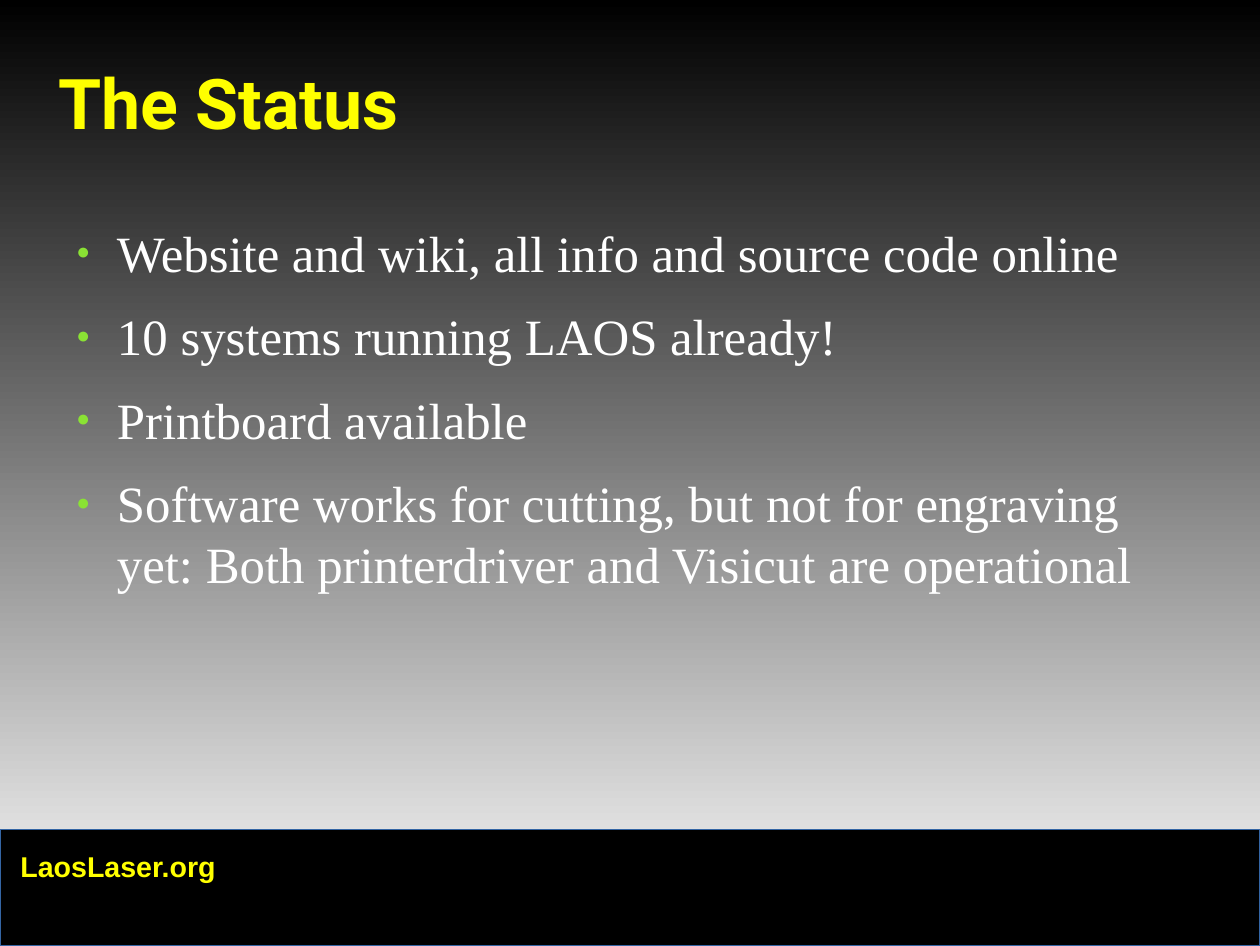
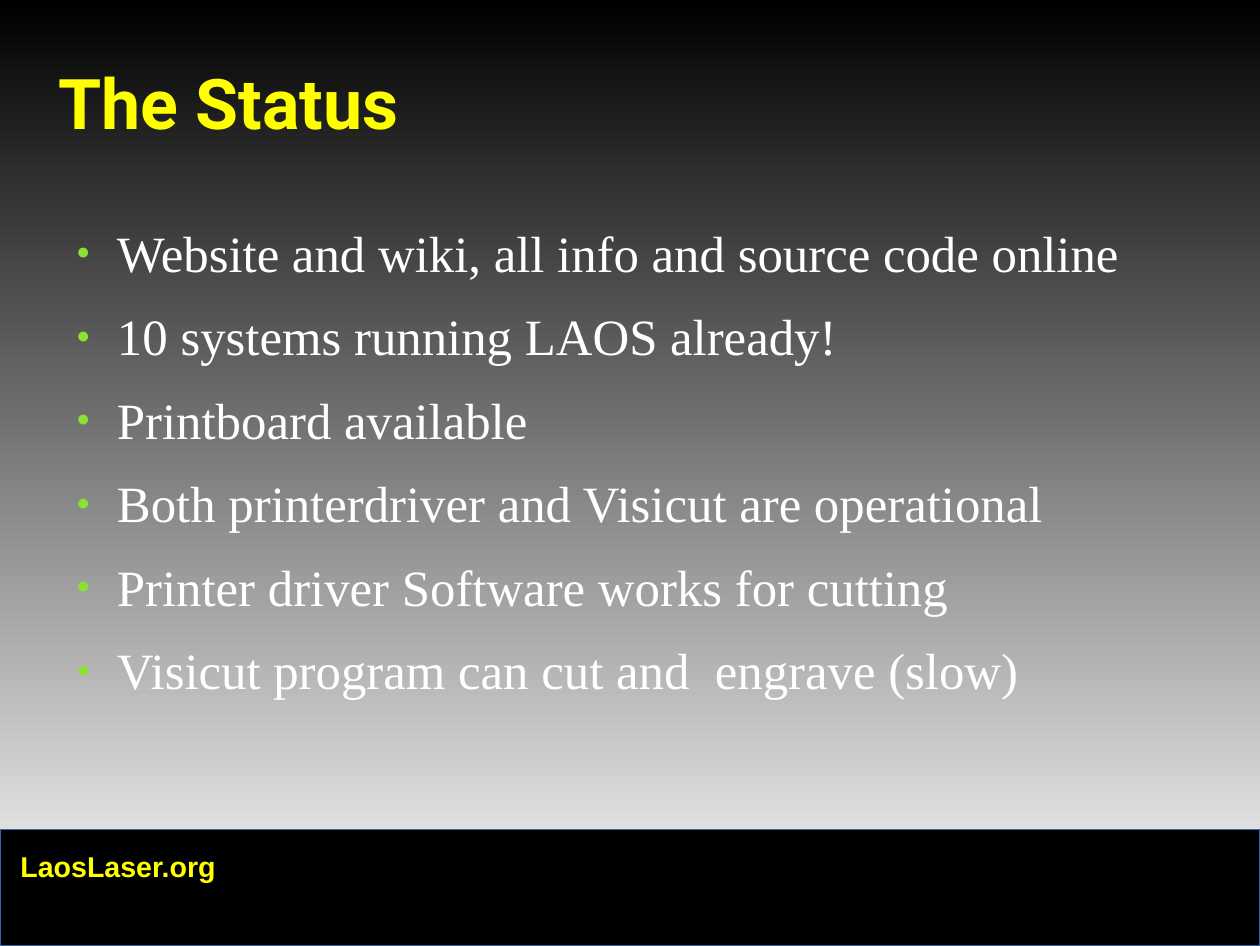
Before and after one commit to LaosLaser/Documentation, a slide deck: slide 7 of presentations/hackersnl/laoslaser.odp. Drawn at 1260x946 pixels with LibreOffice and Linux fonts; fonts in the diff are those of the drawing; background and template pictures are left out. Boxes give left, top, right and bottom in pixels: in the first picture for what was removed or moved away, otherwise in the second. Text is boxed around its words. In the diff, an @@ line names an element or a change of style, - is before the commit and + after.

Commit message:
added software and future slide and some small changes

```diff
--- a/presentations/hackersnl/laoslaser.odp
+++ b/presentations/hackersnl/laoslaser.odp
@@ text at [117,487,1042,700]: text changed @@
-● Software works for cutting, but not for engraving yet: Both printerdriver and Visicut are operational
+● Both printerdriver and Visicut are operational
+● Printer driver Software works for cutting
+● Visicut program can cut and engrave (slow)
```
Also in this commit, not shown: 1 other slide changed, 2 slides added.
